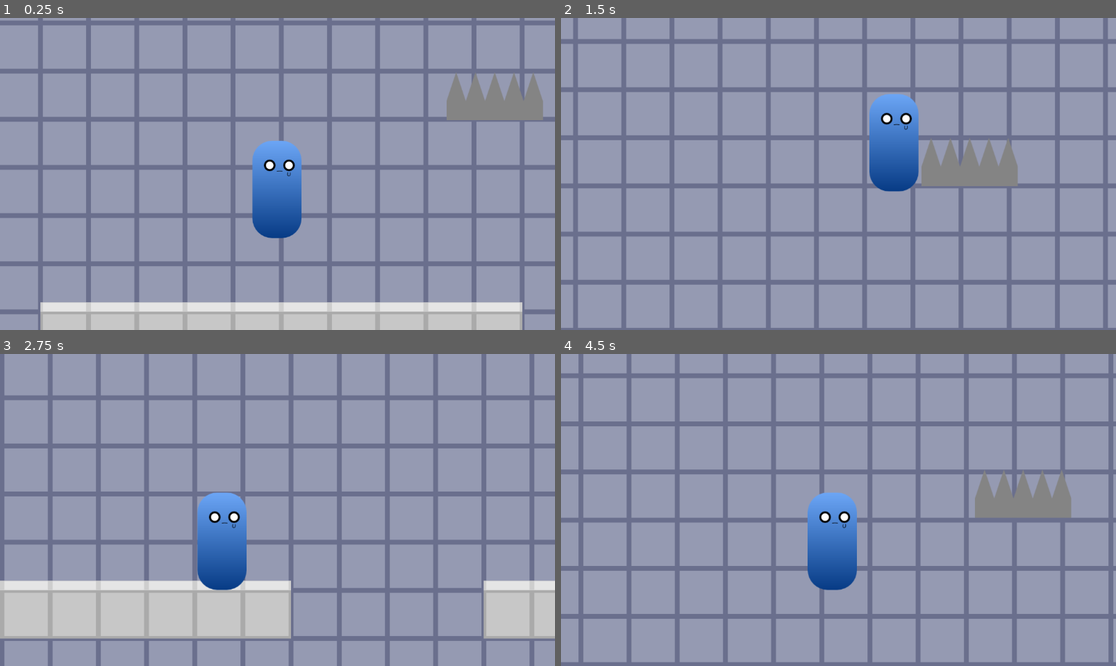
Above: before the commit, frames 1-4 (two rows, left to right).
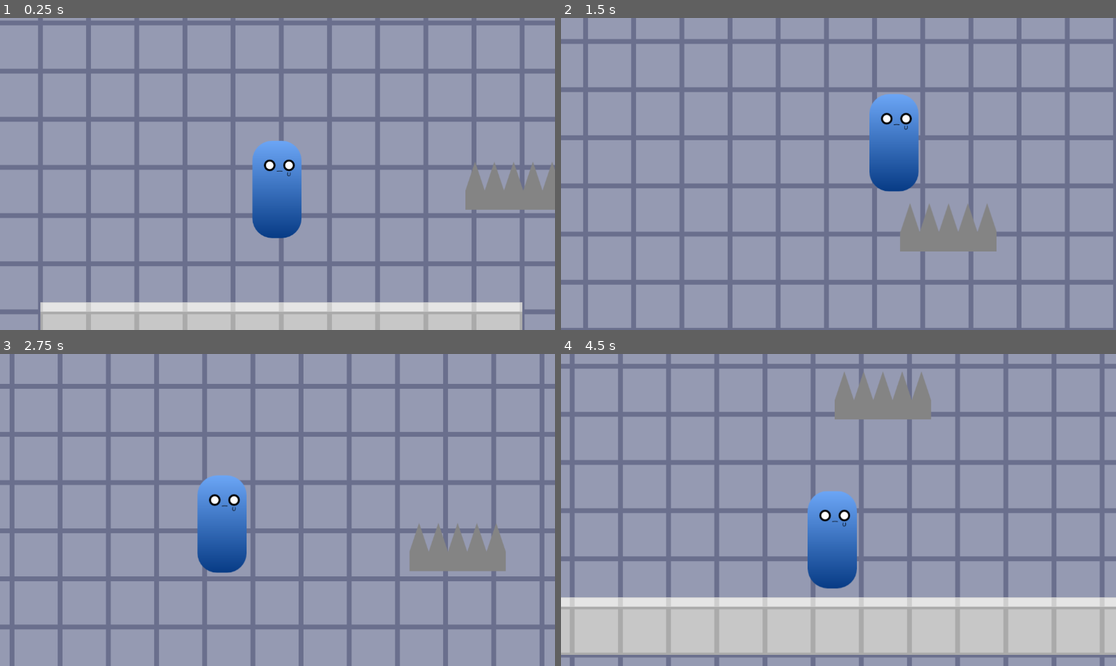
Above: after the commit, the same moments.

Repository: taiseicee/Devotion
Game: Godot game, scene res://scenes/levels/level_test.tscn
The game is run twice, just before and just after one commit, with the same random seed, the same clock (stepped at 60 frames per second) and the same inputs.
Inputs:
- Up to frame 1 (0.25 s): no input
- Up to frame 2 (1.5 s): hold D (move_right) from 0.53 s (still down); tap Space (jump) at 0.77 s
- Up to frame 3 (2.75 s): tap Space (jump) at 1.52 s; release D (move_right) at 2.03 s; hold A (move_left) from 2.03 s (still down)
- Up to frame 4 (4.5 s): release A (move_left) at 2.78 s; hold D (move_right) 2.78-4.28 s; tap Space (jump) at 3.02, 3.77 s; hold A (move_left) from 4.28 s (still down)

The runs differ from the first frame. In frame 1, 3.5% of the frame differs, in the area x 80-100%, y 17-62%; in frame 2, 21%; in frame 3, 41%; in frame 4, 47%, in the area x 0-100%, y 0-100%.

Commit message:
Fixed bug where player would not stick to the platform

Diff:
--- a/scenes/levels/level_test.tscn
+++ b/scenes/levels/level_test.tscn
@@ -58,9 +58,9 @@
 layer_2/tile_data = PackedInt32Array()
 
 [node name="spike_platform" parent="." instance=ExtResource("2_bqwke")]
-position = Vector2(368, -348)
+position = Vector2(408, -152)
 should_move = true
-point_end = Vector2(2530, -360)
+point_end = Vector2(2530, -450)
 
 [node name="player" parent="." instance=ExtResource("2_q26kf")]
 position = Vector2(-9, -187)
--- a/src/objects/spike_platform.gd
+++ b/src/objects/spike_platform.gd
@@ -13,6 +13,7 @@
 func _ready() -> void:
 	point_start = position
 	direction = (point_end - point_start).normalized()
+	constant_linear_velocity = direction * speed
 
 func _process(delta) -> void:
 	if not should_move or point_start == point_end:
@@ -25,6 +26,7 @@
 	point_start = point_end
 	point_end = new_point_end
 	direction = (point_end - point_start).normalized()
+	constant_linear_velocity = direction * speed
 
 func _on_area_2d_body_entered(body):
 	body.hit_by_object(self)
